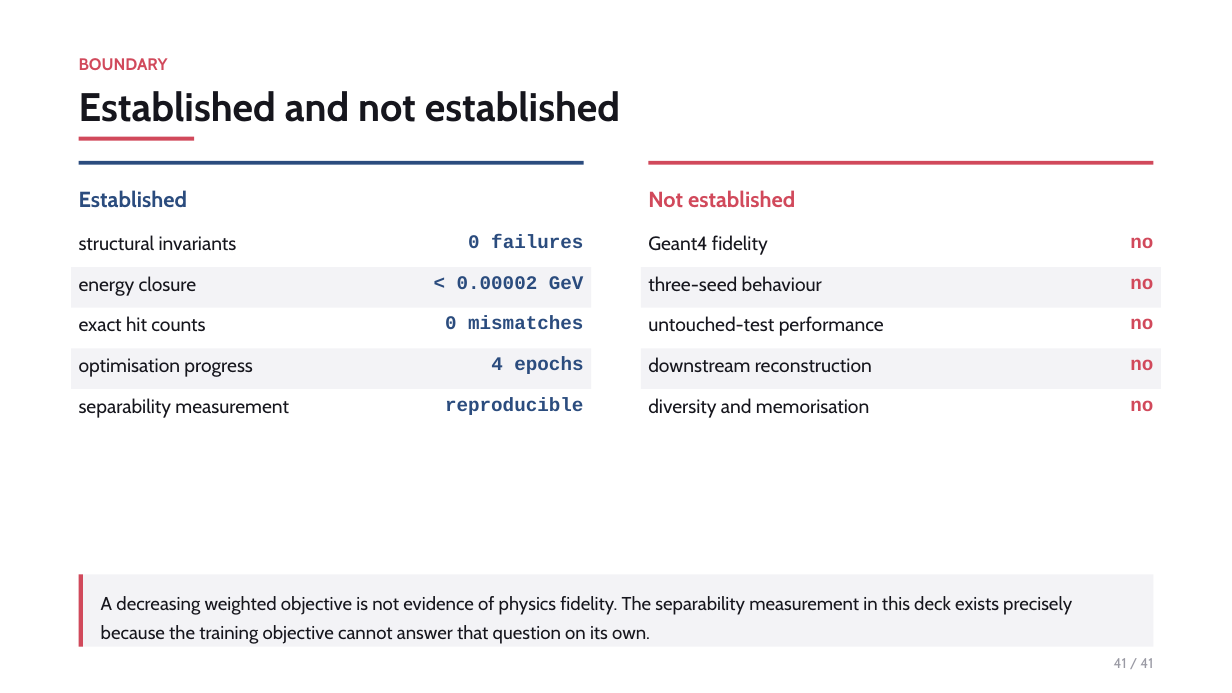
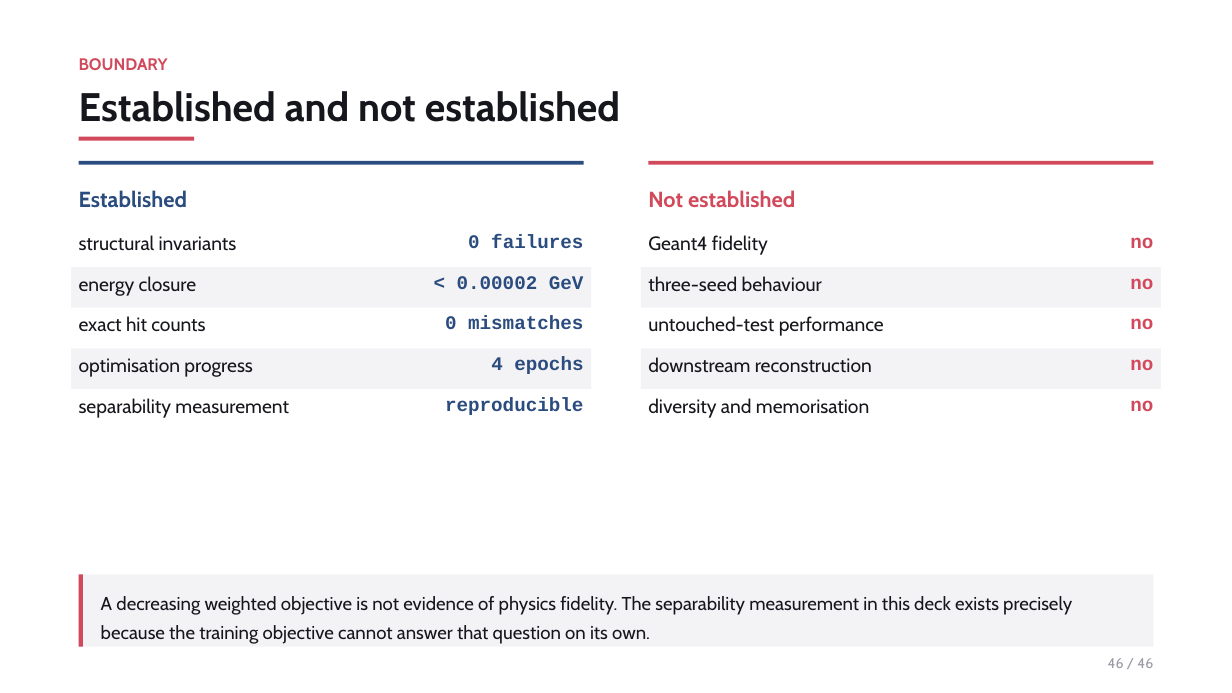
Before and after one commit to JulianAttemptsCoding/Fast-MC-CBSC, a slide deck: slide 46 of exhibition/c2st_20260728/CBSC_ZDC_FastMC_overview.pptx (slide 41 before the commit). Drawn at 1232x693 pixels with LibreOffice and Linux fonts; fonts in the diff are those of the drawing. Boxes give left, top, right and bottom in pixels: in the first picture for what was removed or moved away, otherwise in the second. Text is boxed around its words. In the diff, an @@ line names an element or a change of style, - is before the commit and + after.

```diff
--- a/exhibition/c2st_20260728/CBSC_ZDC_FastMC_overview.pptx
+++ b/exhibition/c2st_20260728/CBSC_ZDC_FastMC_overview.pptx
@@ text at box(1108, 658, 1153, 668): text changed @@
-41 / 41
+46 / 46
```
Also in this commit, not shown: 31 other slides changed, 14 slides added, 9 slides removed, 22 other files.
